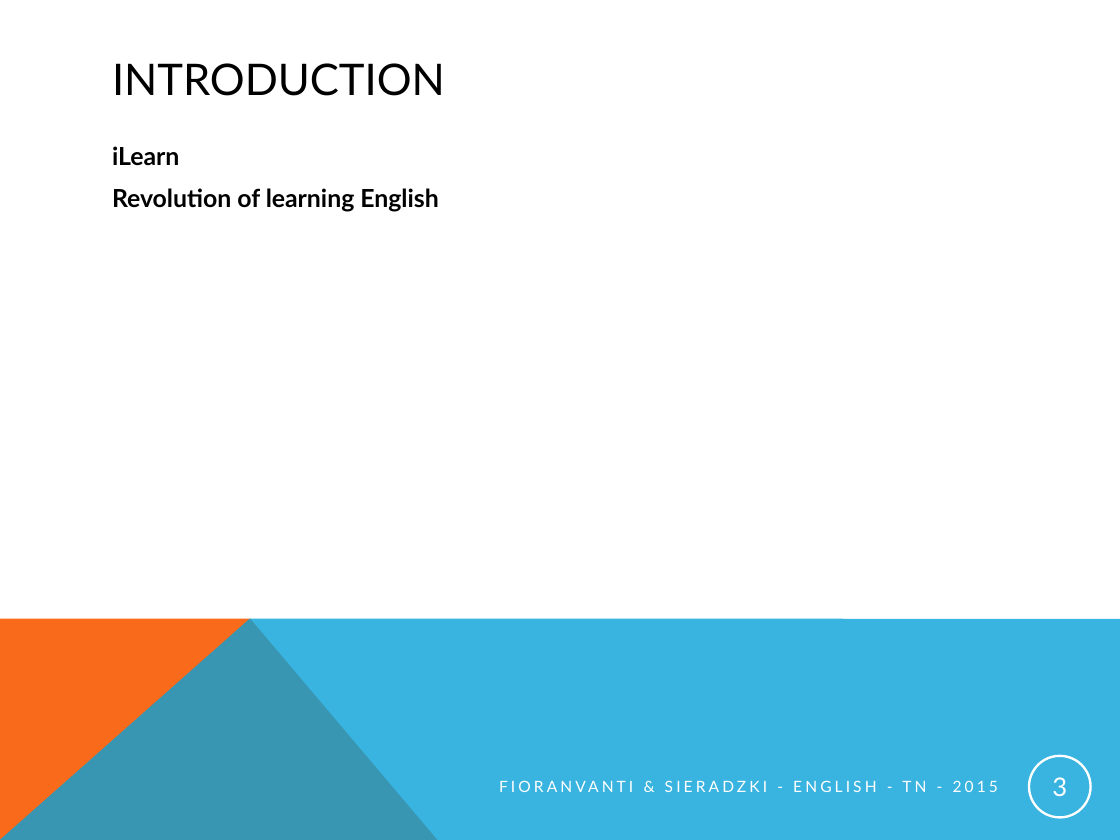
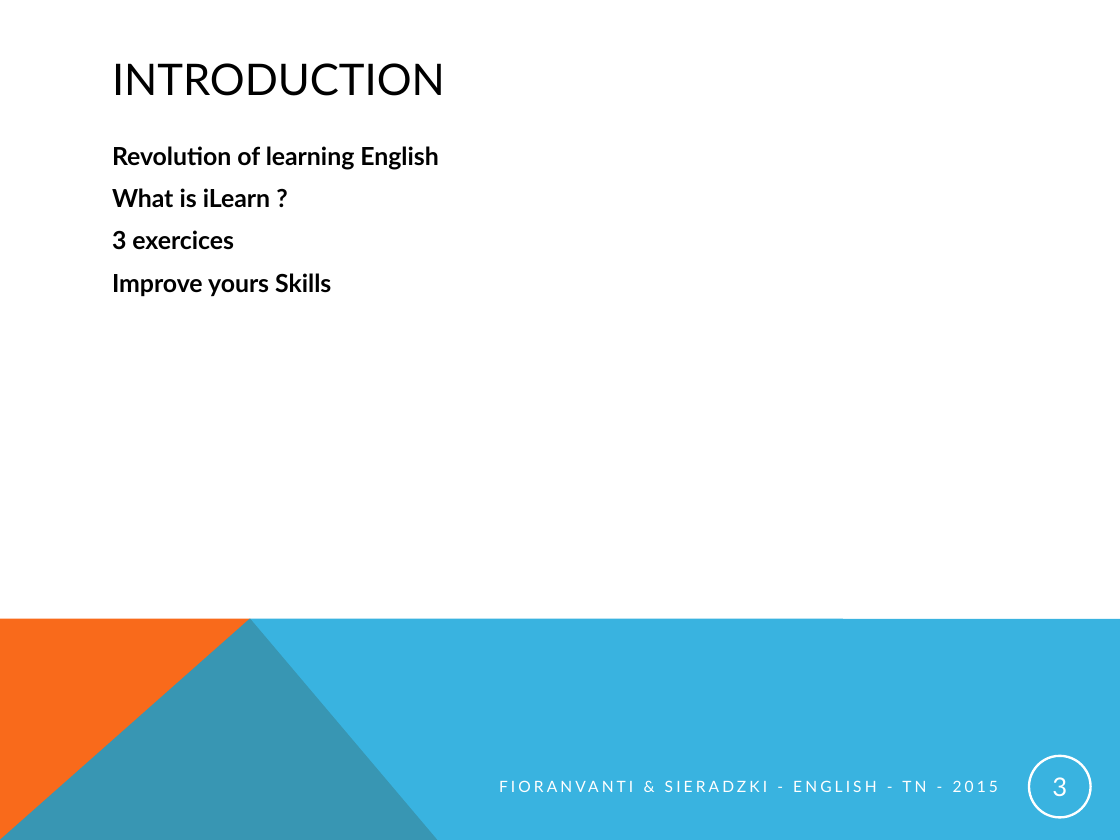
Before and after one commit to pINKmUNster/Projet_Anglais, a slide deck: slide 3 of English_presentation_project.pptx. Drawn at 1120x840 pixels with LibreOffice and Linux fonts; fonts in the diff are those of the drawing. Boxes give left, top, right and bottom in pixels: in the first picture for what was removed or moved away, otherwise in the second. Text is boxed around its words. In the diff, an @@ line names an element or a change of style, - is before the commit and + after.

```diff
--- a/English_presentation_project.pptx
+++ b/English_presentation_project.pptx
@@ text at (x1=112, y1=146, x2=179, y2=166): paragraph removed @@
-iLearn
@@ text at (x1=112, y1=188, x2=331, y2=297): paragraphs added @@
+What is iLearn ?
+3 exercices
+Improve yours Skills
```
Also in this commit, not shown: 6 other slides changed.
